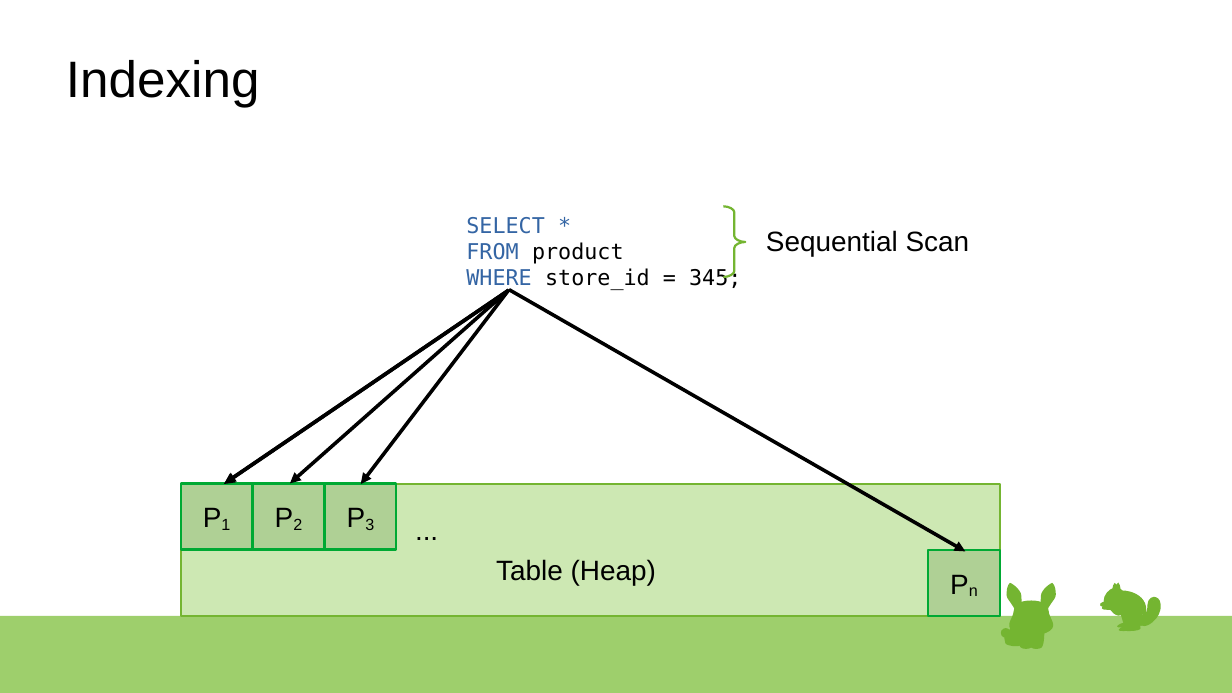
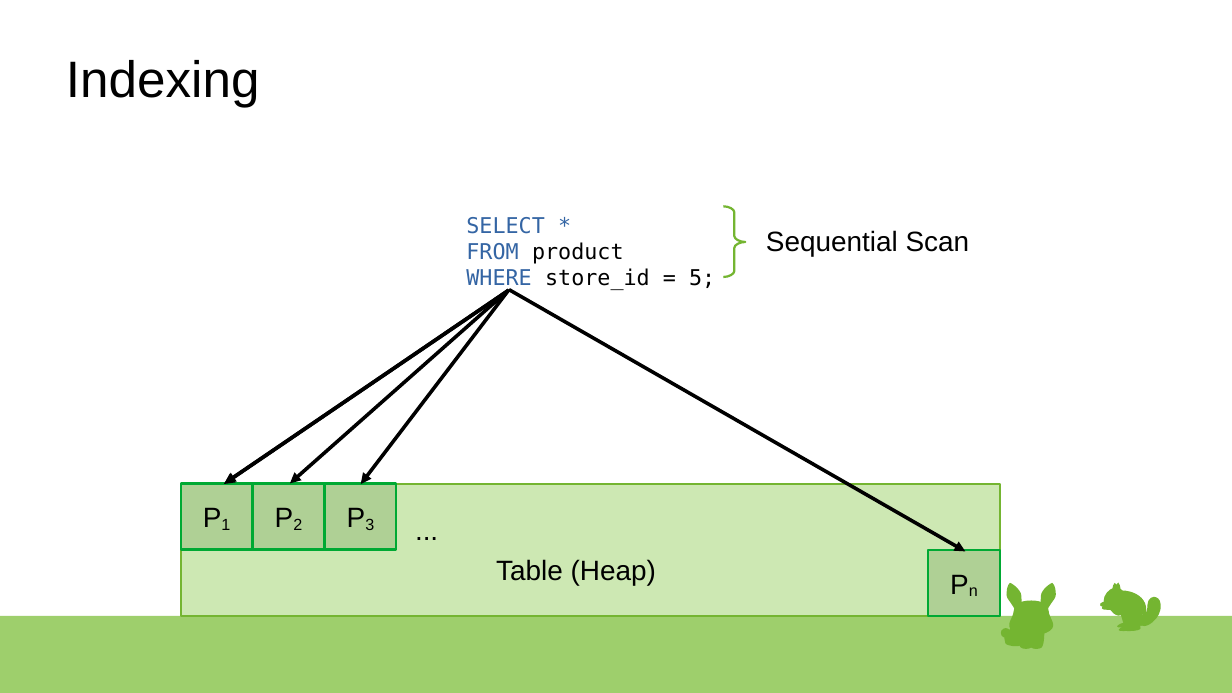
Before and after one commit to rsibanez89/postgres-indexing, a slide deck: slide 11 of Presentation.odp. Drawn at 1232x693 pixels with LibreOffice and Linux fonts; fonts in the diff are those of the drawing. Boxes give left, top, right and bottom in pixels: in the first picture for what was removed or moved away, otherwise in the second. Text is boxed around its words. In the diff, an @@ line names an element or a change of style, - is before the commit and + after.

```diff
--- a/Presentation.odp
+++ b/Presentation.odp
@@ text at bbox=[466, 217, 715, 290]: text changed @@
-SELECT *
-FROM product
-WHERE store_id = 345;
+SELECT *
+FROM product
+WHERE store_id = 5;
```
Also in this commit, not shown: 1 other slide changed, 1 other file.
